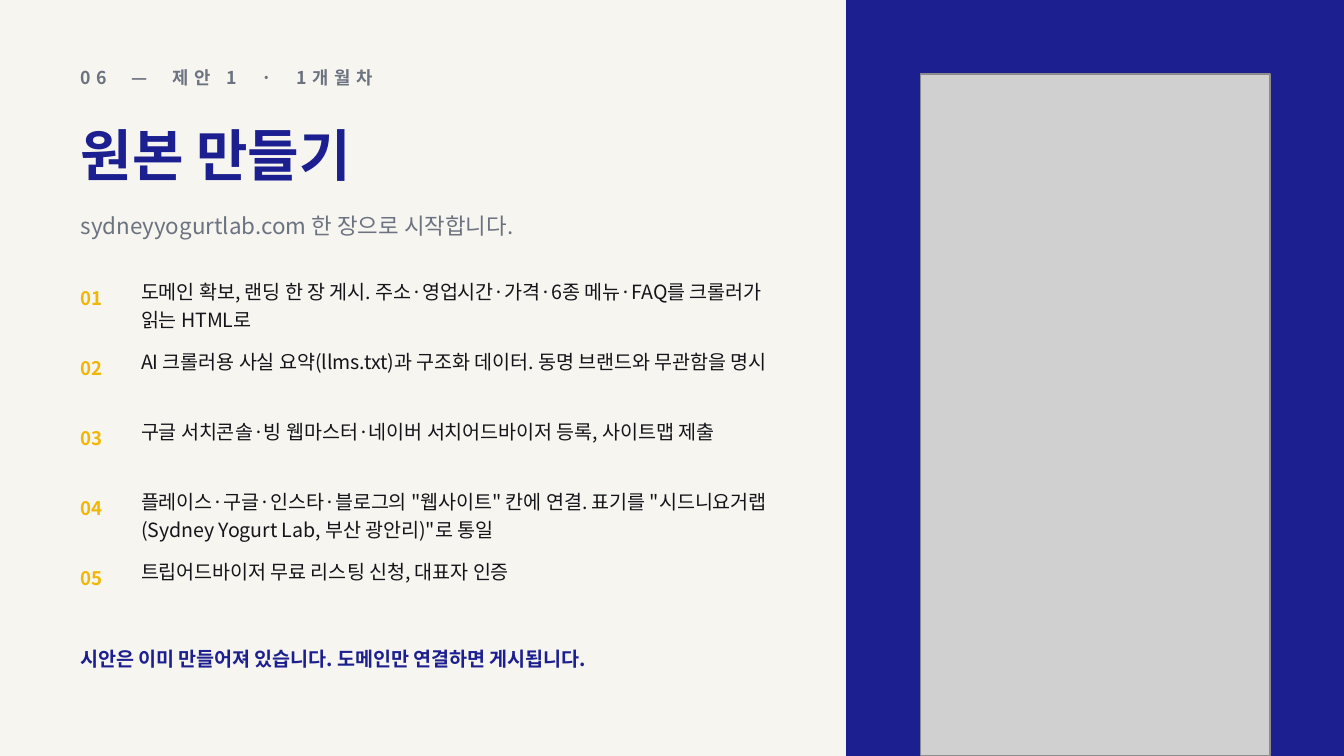
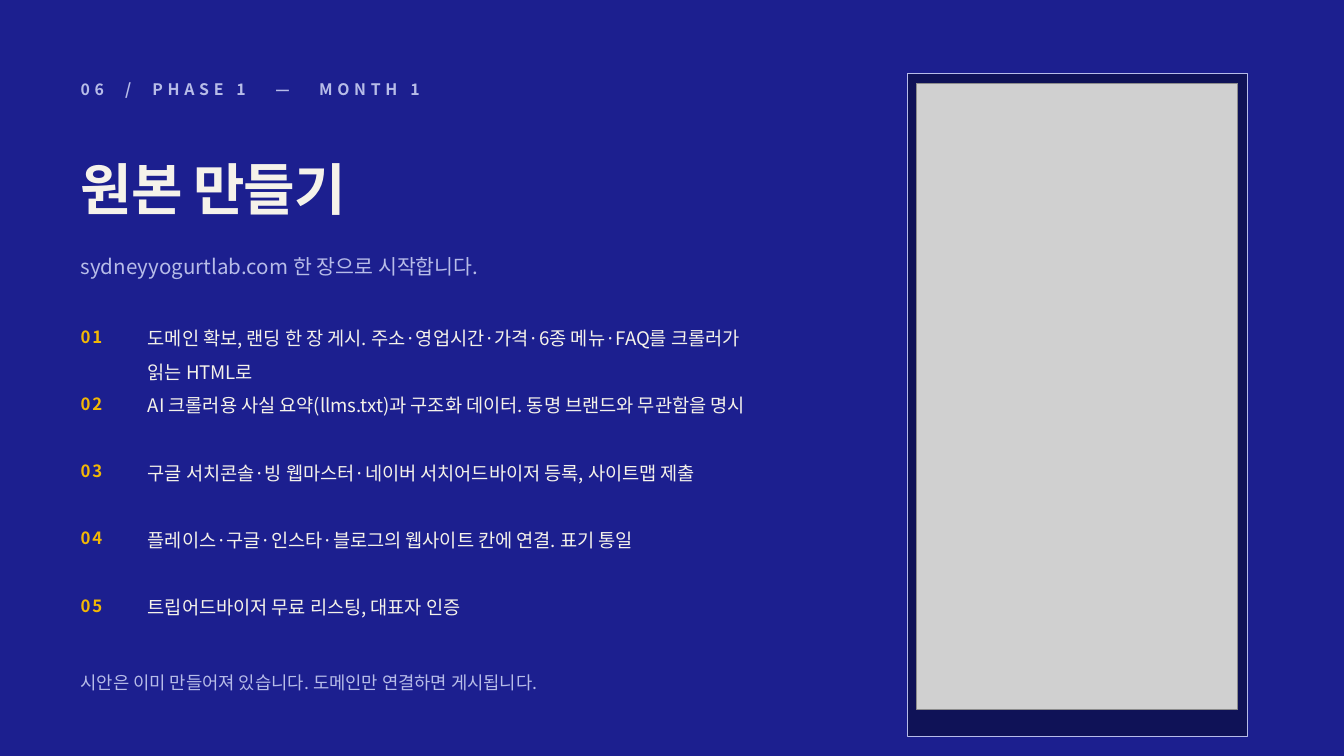
Before and after one commit to severaljama-hue/advertising-agency, a slide deck: slide 7 of docs/sydney-yogurt-lab/proposal.pptx. Drawn at 1344x756 pixels with LibreOffice and Linux fonts; fonts in the diff are those of the drawing; grey boxes stand for pictures. Boxes give left, top, right and bottom in pixels: in the first picture for what was removed or moved away, otherwise in the second. Text is boxed around its words. In the diff, an @@ line names an element or a change of style, - is before the commit and + after.

```diff
--- a/docs/sydney-yogurt-lab/proposal.pptx
+++ b/docs/sydney-yogurt-lab/proposal.pptx
@@ background #F7F5F0 to #1C1F8F @@
@@ text at (x1=81, y1=83, x2=419, y2=95): text changed; size 9.5 to 8.5 pt; text colour #6B7280 to #B7BCE8 @@
-06 — 제안 1 · 1개월차
+06 / PHASE 1 — MONTH 1
@@ rectangle resized from (x1=847, y1=0, x2=1344, y2=755) to (x1=907, y1=74, x2=1247, y2=737) @@
@@ rectangle at (x1=907, y1=74, x2=1247, y2=737): fill #1C1F8F to #0F1257; outline #1C1F8F 1 pt to #B7BCE8 0.5 pt @@
@@ picture resized from (x1=921, y1=74, x2=1270, y2=755) to (x1=917, y1=83, x2=1238, y2=710) @@
@@ text "원본 만들기" moved from (x1=81, y1=129, x2=350, y2=181) to (x1=81, y1=163, x2=346, y2=215) @@
@@ text "원본 만들기" at (x1=81, y1=163, x2=346, y2=215): text colour #1C1F8F to #F5F2EA, letter spacing 0 to -0.5 pt; line spacing 1 to 1.2 @@
@@ text "sydneyyogurtlab.com 한 장으로 시작합니다." moved from (x1=81, y1=215, x2=513, y2=239) to (x1=81, y1=257, x2=479, y2=279) @@
@@ text "sydneyyogurtlab.com 한 장으로 시작합니다." at (x1=81, y1=257, x2=479, y2=279): size 12 to 11 pt, text colour #6B7280 to #B7BCE8; line spacing 1 to 1.5; vertical alignment middle to top @@
@@ size 10 to 9 pt, letter spacing 0 to 1 pt in 5 elements at (x1=81, y1=599, x2=103, y2=613), (x1=81, y1=531, x2=103, y2=544), (x1=81, y1=464, x2=103, y2=477), (x1=81, y1=397, x2=103, y2=410), (x1=81, y1=330, x2=103, y2=343) @@
@@ text "01" moved from (x1=81, y1=291, x2=103, y2=306) to (x1=81, y1=330, x2=103, y2=343) @@
@@ size 10.5 to 10 pt, text colour #14151A to #F5F2EA; line spacing 1.2 to 1.5 in 3 elements at (x1=148, y1=464, x2=695, y2=484), (x1=148, y1=396, x2=745, y2=416), (x1=148, y1=329, x2=740, y2=381) @@
@@ text "도메인 확보, 랜딩 한 장 ..." moved from (x1=141, y1=282, x2=762, y2=329) to (x1=148, y1=329, x2=740, y2=381) @@
@@ text "02" moved from (x1=81, y1=361, x2=103, y2=376) to (x1=81, y1=397, x2=103, y2=410) @@
@@ text "AI 크롤러용 사실 요약(llms.txt)과 구조화 ..." moved from (x1=141, y1=352, x2=767, y2=373) to (x1=148, y1=396, x2=745, y2=416) @@
@@ text "03" moved from (x1=81, y1=431, x2=103, y2=446) to (x1=81, y1=464, x2=103, y2=477) @@
@@ text "구글 서치콘솔·빙 웹마스터·네이버 서치어드바이저 등록, ..." moved from (x1=141, y1=422, x2=715, y2=443) to (x1=148, y1=464, x2=695, y2=484) @@
@@ text "04" moved from (x1=81, y1=501, x2=103, y2=516) to (x1=81, y1=531, x2=103, y2=544) @@
@@ text at (x1=148, y1=531, x2=632, y2=549): text changed; size 10.5 to 10 pt; text colour #14151A to #F5F2EA @@
-플레이스·구글·인스타·블로그의 "웹사이트" 칸에 연결. 표기를 "시드니요거랩 (Sydney Yogurt Lab, 부산 광안리)"로 통일
+플레이스·구글·인스타·블로그의 웹사이트 칸에 연결. 표기 통일
@@ text "05" moved from (x1=81, y1=571, x2=103, y2=586) to (x1=81, y1=599, x2=103, y2=613) @@
@@ text at (x1=148, y1=598, x2=460, y2=618): text changed; size 10.5 to 10 pt; text colour #14151A to #F5F2EA @@
-트립어드바이저 무료 리스팅 신청, 대표자 인증
+트립어드바이저 무료 리스팅, 대표자 인증
@@ text "시안은 이미 만들어져 있습니다. 도메인만 ..." moved from (x1=81, y1=649, x2=586, y2=668) to (x1=81, y1=674, x2=537, y2=691) @@
@@ text "시안은 이미 만들어져 있습니다. 도메인만 ..." at (x1=81, y1=674, x2=537, y2=691): size 10.5 to 9.5 pt, text colour #1C1F8F to #B7BCE8, bold off @@
```
Also in this commit, not shown: 11 other slides changed, 1 other file.
